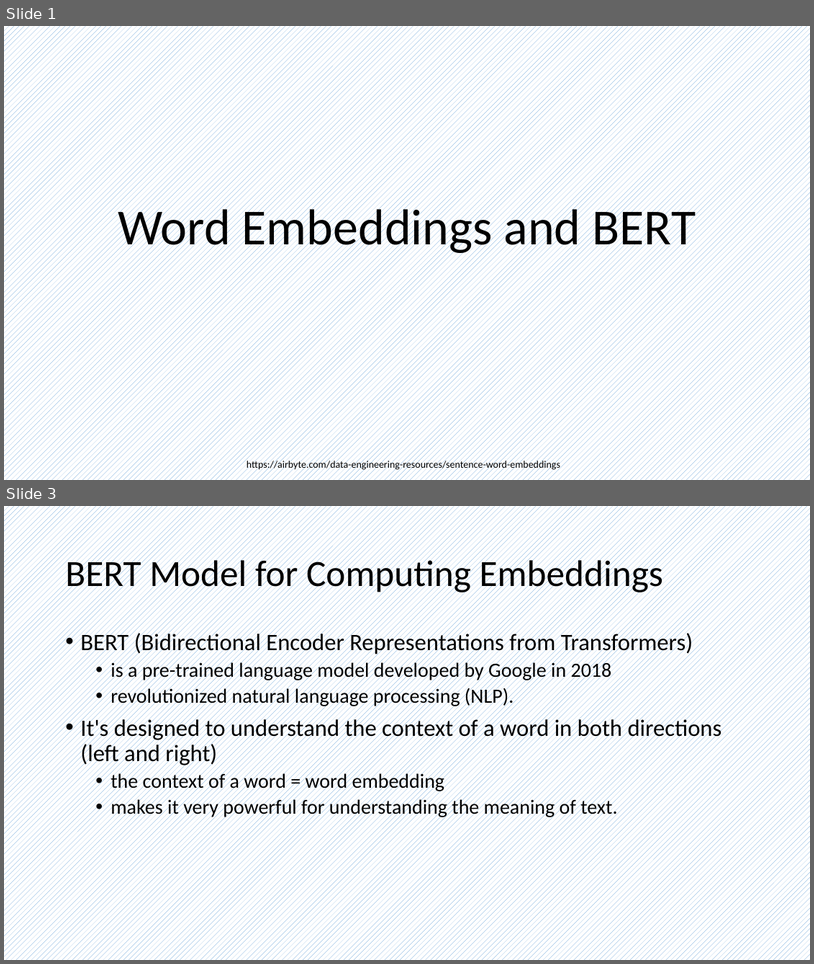
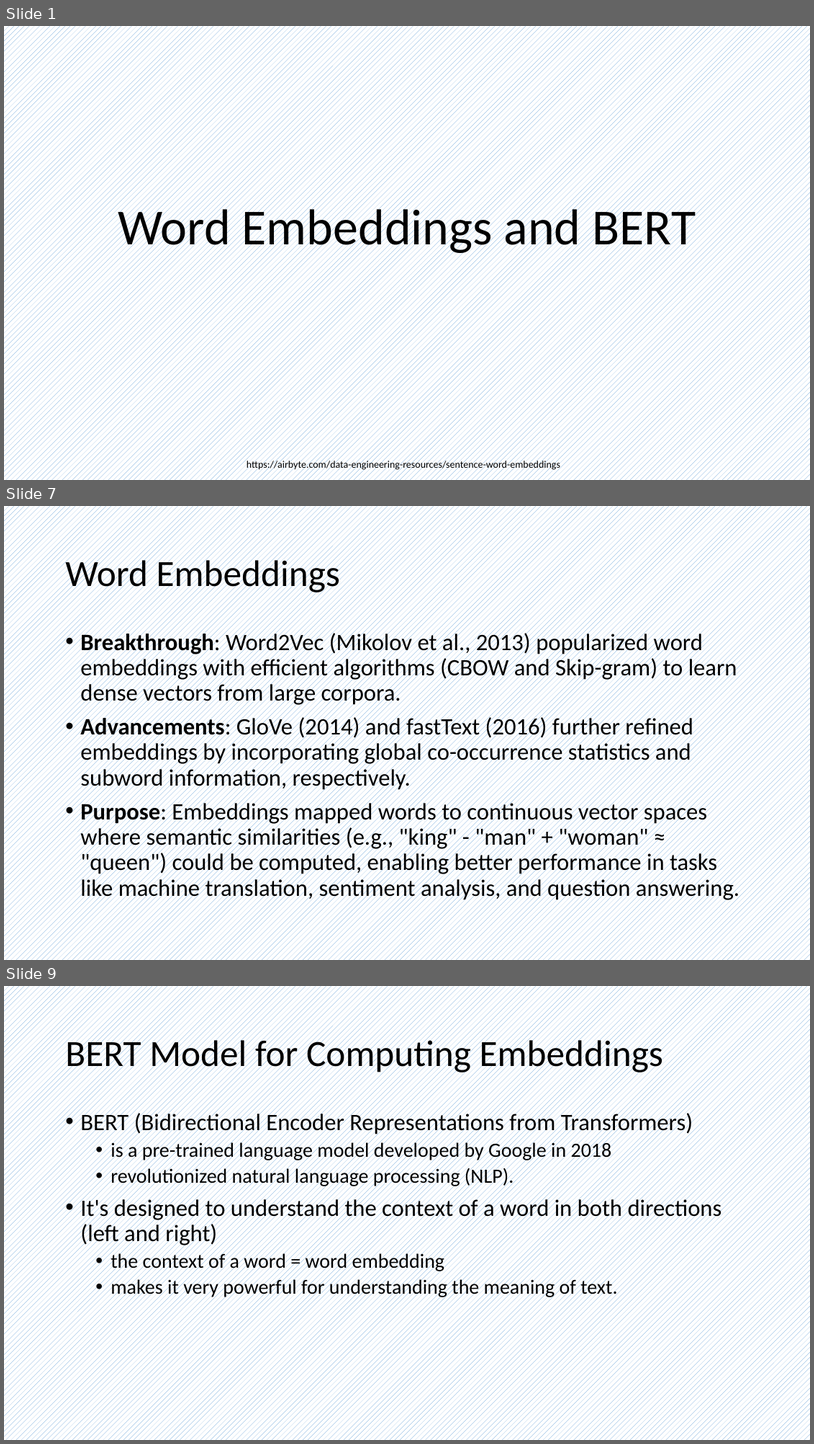
Before and after one commit to frankwxu/AI4DigitalForensics, a slide deck: lectures/10_word_embedding/0_word_embedding.pptx. Shown one above the other, each under a label of ours: slides 1 and 3 before the commit, slides 1, 7 and 9 after it; the slides between them are not shown. The pictures are 814x964 and 814x1444 pixels, drawn with LibreOffice and Linux fonts; fonts in the diff are those of the drawing; background and template pictures are left out. Boxes give left, top, right and bottom in pixels: in the first picture for what was removed or moved away, otherwise in the second. Text is boxed around its words. In the diff, an @@ line names an element or a change of style, - is before the commit and + after.

```diff
--- a/lectures/10_word_embedding/0_word_embedding.pptx
+++ b/lectures/10_word_embedding/0_word_embedding.pptx
@@ slide 7 added at box(4, 506, 810, 960), background pattern #5B9BD5 on #FFFFFF @@
@@ title added at box(65, 555, 340, 595), 44 pt, text #000000 @@
+Word Embeddings
@@ text added at box(80, 631, 740, 901), 28 pt, text #000000 @@
+• Breakthrough: Word2Vec (Mikolov et al., 2013) popularized word embeddings with efficient algorithms (CBOW and Skip-gram) to learn dense vectors from large corpora.
+• Advancements: GloVe (2014) and fastText (2016) further refined embeddings by incorporating global co-occurrence statistics and subword information, respectively.
+• Purpose: Embeddings mapped words to continuous vector spaces where semantic similarities (e.g., "king" - "man" + "woman" ≈ "queen") could be computed, enabling better performance in tasks like machine translation, sentiment analysis, and question answering.
@@ what was slide 3 is now slide 9 @@
```
Also in this commit, not shown: 1 slide changed, 5 other slides added, 4 other files.
